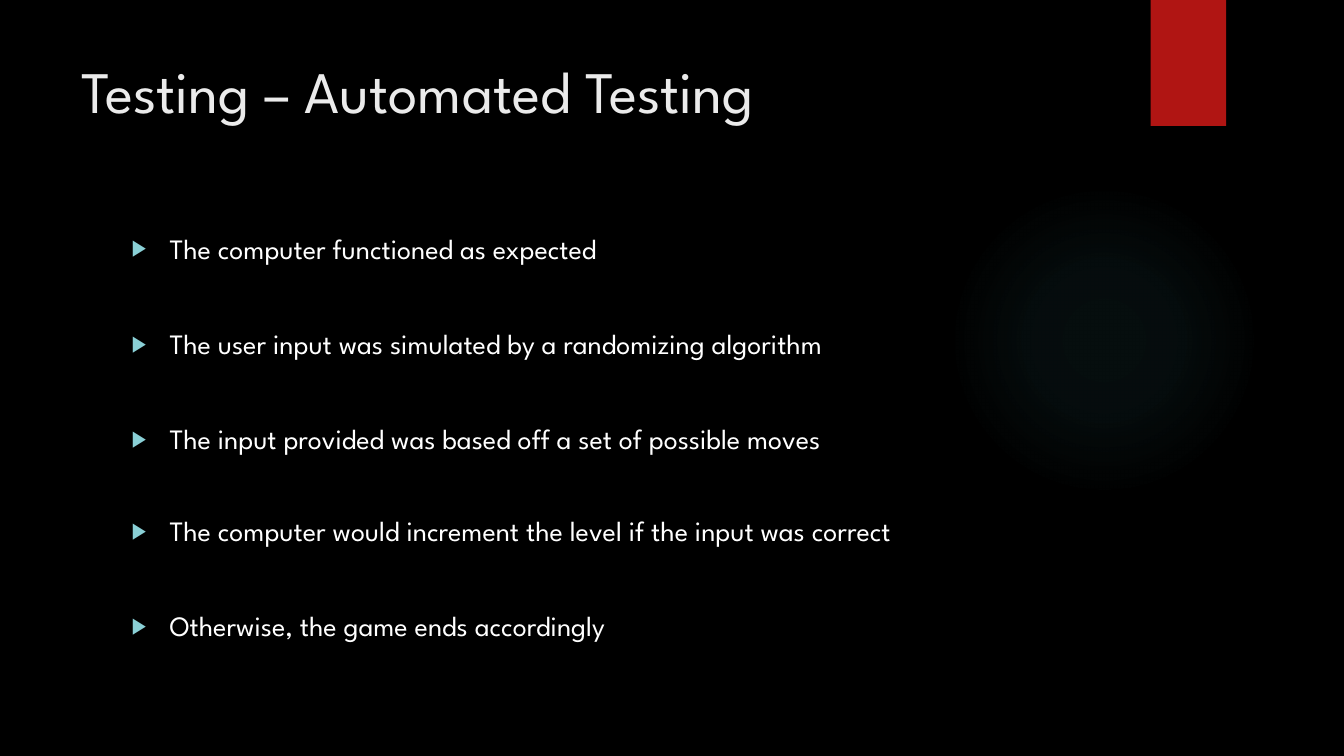
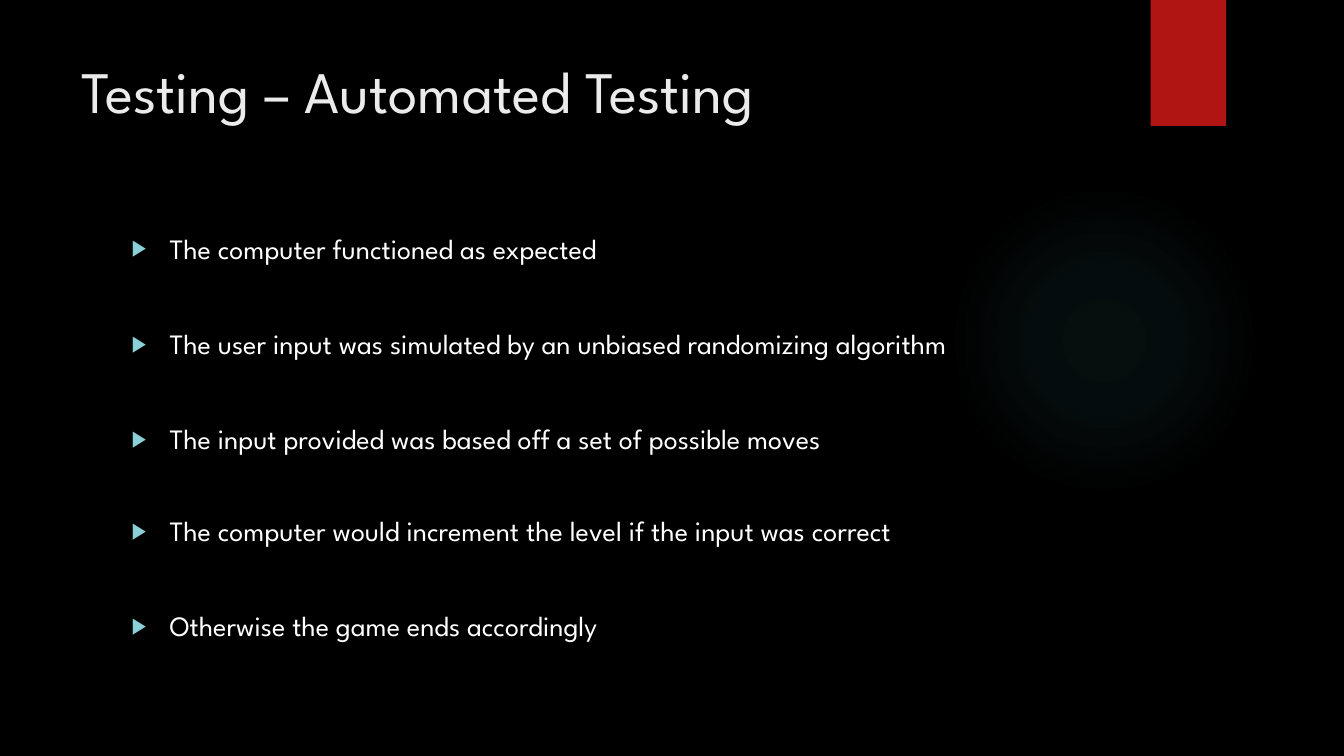
Before and after one commit to JP-Dakran/DNA_Says, a slide deck: slide 23 of Doc/FinalPresentation/FinalPresentation.pptx (slide 22 before the commit). Drawn at 1344x756 pixels with LibreOffice and Linux fonts; fonts in the diff are those of the drawing; background and template pictures are left out. Boxes give left, top, right and bottom in pixels: in the first picture for what was removed or moved away, otherwise in the second. Text is boxed around its words. In the diff, an @@ line names an element or a change of style, - is before the commit and + after.

```diff
--- a/Doc/FinalPresentation/FinalPresentation.pptx
+++ b/Doc/FinalPresentation/FinalPresentation.pptx
@@ text at <box>170,334,946,360</box>: text changed @@
-▶ The user input was simulated by a randomizing algorithm
+▶ The user input was simulated by an unbiased randomizing algorithm
@@ text at <box>170,616,597,642</box>: text changed @@
-▶ Otherwise, the game ends accordingly
+▶ Otherwise the game ends accordingly
```
Also in this commit, not shown: 11 other slides changed, 1 slide added.
